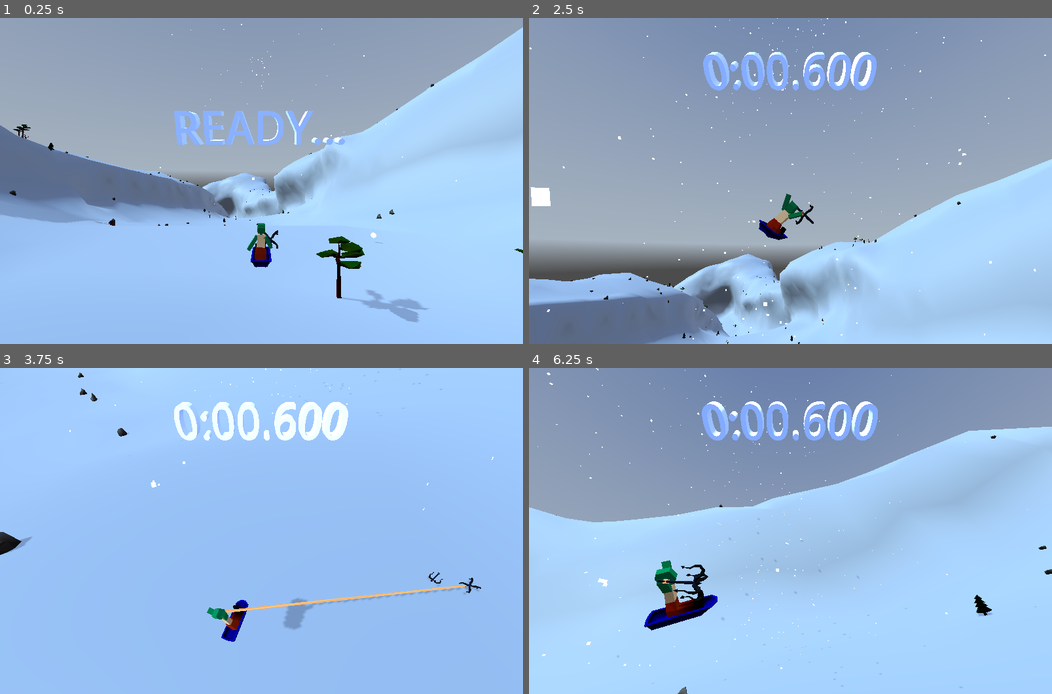
Above: before the commit, frames 1-4 (two rows, left to right).
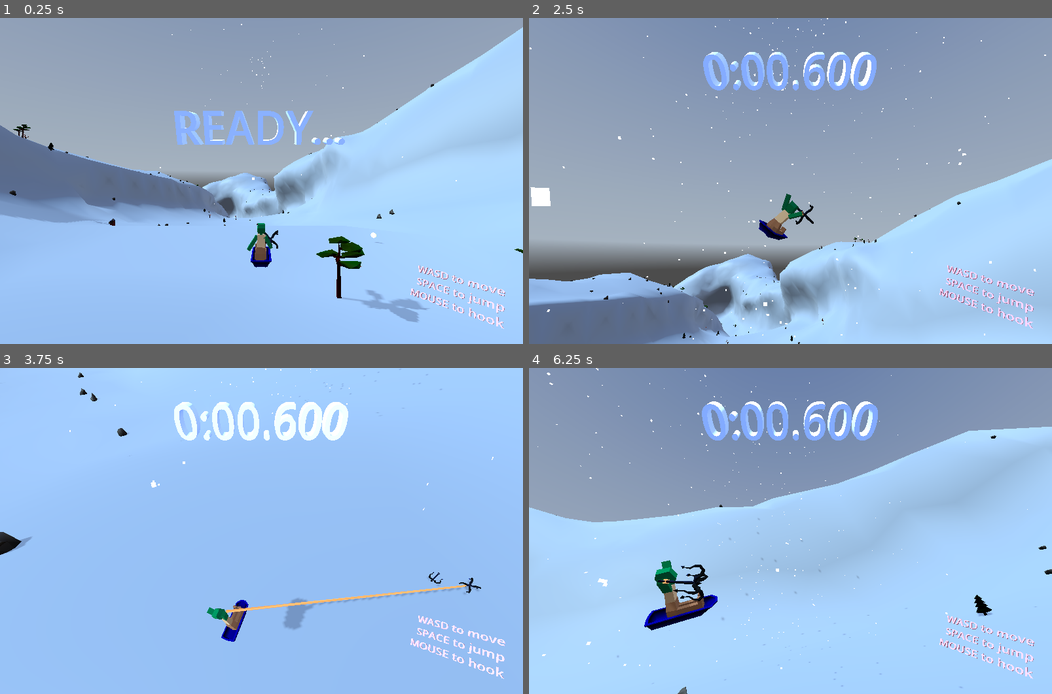
Above: after the commit, the same moments.

Repository: tokkoro/ggj24-sled
Game: Godot game, scene res://tomi_testaa/level_loader_scene.tscn
The game is run twice, just before and just after one commit, with the same random seed, the same clock (stepped at 60 frames per second) and the same inputs. A sky picture missing from this copy of the repository is replaced by a grey-blue gradient.
Inputs (mouse positions are in pixels of both pictures, inside the frame that each line leads up to):
- Up to frame 1 (0.25 s): no input
- Up to frame 2 (2.5 s): tap Enter at 0.5 s; move the mouse to (905, 164) at 0.52 s; hold Right (turn_right) 0.53-1.28 s; tap G at 0.6, 1.55 s; click (905, 164) at 0.67 s; tap Space (jump) at 0.77, 0.8, 1.07, 1.35, 1.52, 1.82, 2.3 s; move the mouse to (685, 197) at 1.27 s; hold Left (turn_left) 1.28-2.03 s; click (685, 197) at 1.42 s; move the mouse to (842, 109) at 2.02 s; hold Right (turn_right) from 2.03 s (still down); tap Down (break) at 2.1 s; click (842, 109) at 2.17 s
- Up to frame 3 (3.75 s): move the mouse to (235, 596) at 2.77 s; release Right (turn_right) at 2.78 s; hold Up (accelerate) 2.78-3.53 s; tap G at 2.85 s; click (235, 596) at 2.92 s; tap Space (jump) at 3.02, 3.32 s; move the mouse to (418, 579) at 3.52 s; hold Left (turn_left) from 3.53 s (still down); hold Shift from 3.53 s (still down); click (418, 579) at 3.67 s
- Up to frame 4 (6.25 s): tap Space (jump) at 3.77, 3.8, 4.07, 4.52, 4.82, 5.3, 6.02 s; move the mouse to (633, 482) at 4.27 s; release Shift at 4.28 s; tap Ctrl at 4.35 s; click (633, 482) at 4.42 s; tap G at 4.55, 6.05 s; move the mouse to (816, 531) at 5.02 s; tap 1 at 5.1 s; click (816, 531) at 5.17 s; move the mouse to (712, 449) at 5.77 s; release Left (turn_left) at 5.78 s; hold Right (turn_right) from 5.78 s (still down); tap 2 at 5.85 s; click (712, 449) at 5.92 s

The runs differ from the first frame. In frame 1, 0.6% of the frame differs, in the area x 4-97%, y 34-96%; in frame 2, 0.6%; in frame 3, 0.7%; in frame 4, 0.8%, in the area x 24-97%, y 68-96%.

Commit message:
Timer and guide

Diff:
--- a/godot_project/tomi_testaa/LevelLoader.gd
+++ b/godot_project/tomi_testaa/LevelLoader.gd
@@ -73,7 +73,48 @@
 	props_scene_ref = props[level_num].instantiate()
 	add_child(props_scene_ref)
 
-func next_level():
+
+var results = [
+	0,
+	0,
+	0,
+	0,
+	0,
+]
+
+func next_level(time_s):
+	results[current_level] = time_s
 	current_level += 1
 	wait_for_next_level = true
 	load_next_level_timer = 7
+
+func get_info_label_str():
+	var result = "TIMES:\n"
+	var has_times = false
+	var total = 0
+	for i in range(len(results)):
+		var duration = results[i]
+		if duration > 1:
+			has_times = true
+			var s = floor(duration / 1000.0)
+			var ms = duration % 1000
+			var time_str = get_time_str(s)
+			result += "Map_" + str(i) + ": " + time_str + "." + ("%03d" % ms) + "\n"
+			total += duration
+	if not has_times:
+		return "WASD to move\nSPACE to jump\nMOUSE to hook"
+
+	# add total
+	var s = floor(total / 1000.0)
+	var ms = total % 1000
+	var time_str = get_time_str(s)
+	result += "TOTAL: " + time_str + "." + ("%03d" % ms)
+
+	return result
+
+func get_time_str(s: int) -> String:
+	var minutes = floor(s / 60.0)
+	var seconds = s % 60
+	var mid = ":"
+	var time_str = str(minutes) + mid + ("%02d" % seconds)
+	return time_str
--- a/godot_project/tomi_testaa/TheGame.gd
+++ b/godot_project/tomi_testaa/TheGame.gd
@@ -5,6 +5,7 @@
 @onready var goal: GoalArea = $GoalArea
 @onready var time_label = $"../Camera3D/time"
 @onready var level_loader = $"../.."
+@onready var info_label = $"../Camera3D/TotalInfoLabel"
 
 var start_node: Node3D
 var end_node: Node3D
@@ -19,6 +20,7 @@
 var run_ended = false
 var run_end_time = 0 # milliseconds when end happened
 
+
 func on_goal():
 	run_ended = true
 	run_end_time = Time.get_ticks_msec()
@@ -30,7 +32,7 @@
 	time_label.start_pulsing()
 	text_mesh.text = time_str + "." + ("%03d" % ms)
 	player.on_victory()
-	level_loader.next_level()
+	level_loader.next_level(duration)
 
 func get_time_str(s: int) -> String:
 	var minutes = floor(s / 60.0)
@@ -69,7 +71,7 @@
 		previous_timer_second += 1
 		# make run clock
 		var time_str = get_time_str(s)
-		if s < 0:
+		if s < 0 or level_loader.current_level >= level_loader.level_count:
 			time_str = ""
 		if not run_ended:
 			var text_mesh: TextMesh = time_label.mesh
@@ -82,7 +84,6 @@
 
 
 func game_start():
-
 	start_node = level_loader.level_scene_ref.find_child("hint_start")
 	end_node = level_loader.level_scene_ref.find_child("hint_goal")
 	if !player:
@@ -90,6 +91,7 @@
 	if !count_down_label:
 		count_down_label = get_node("..").find_child("CountDownLabels")
 	count_down_label.set_label(1)
+	info_label.mesh.text = level_loader.get_info_label_str()
 
 	if not end_node:
 		return # game over
--- a/godot_project/tomi_testaa/hill_area.tscn
+++ b/godot_project/tomi_testaa/hill_area.tscn
@@ -195,6 +195,19 @@
 [sub_resource type="TextMesh" id="TextMesh_aiufe"]
 material = SubResource("StandardMaterial3D_hy66e")
 
+[sub_resource type="StandardMaterial3D" id="StandardMaterial3D_62sd8"]
+albedo_color = Color(0.984314, 0.85098, 0.92549, 1)
+emission_enabled = true
+emission = Color(0.462745, 0.141176, 0.290196, 1)
+
+[sub_resource type="TextMesh" id="TextMesh_tht3x"]
+material = SubResource("StandardMaterial3D_62sd8")
+text = "WASD to move
+SPACE to jump
+MOUSE to hook"
+horizontal_alignment = 2
+vertical_alignment = 2
+
 [sub_resource type="StandardMaterial3D" id="StandardMaterial3D_essa0"]
 transparency = 3
 alpha_hash_scale = 1.0
@@ -440,6 +453,11 @@
 surface_material_override/0 = ExtResource("5_sgs8b")
 script = ExtResource("13_2k2q3")
 
+[node name="TotalInfoLabel" type="MeshInstance3D" parent="Camera3D"]
+transform = Transform3D(0.153059, 0.0811063, -0.183027, 0, 0.230392, 0.102096, 0.200192, -0.0620105, 0.139935, 0.905, -0.566, -0.792)
+cast_shadow = 0
+mesh = SubResource("TextMesh_tht3x")
+
 [node name="GPUParticles3D" type="GPUParticles3D" parent="Camera3D"]
 transform = Transform3D(1, 0, 0, 0, 1, 0, 0, 0, 1, 0, 26.1303, -55.5909)
 material_override = SubResource("StandardMaterial3D_essa0")
Not shown: 1 places in godot_project/tomi_testaa/hill_area.tscn that only renumber resources
